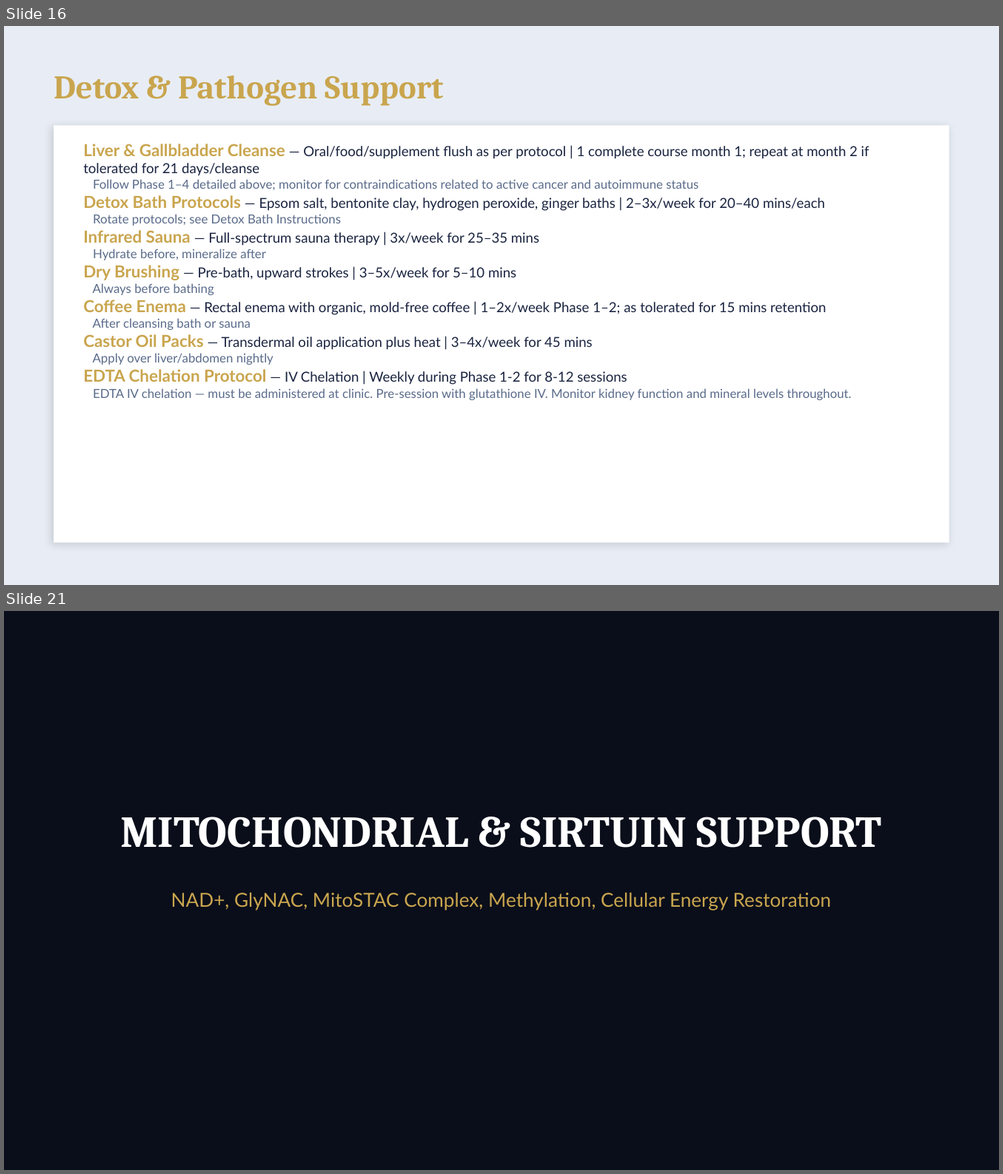
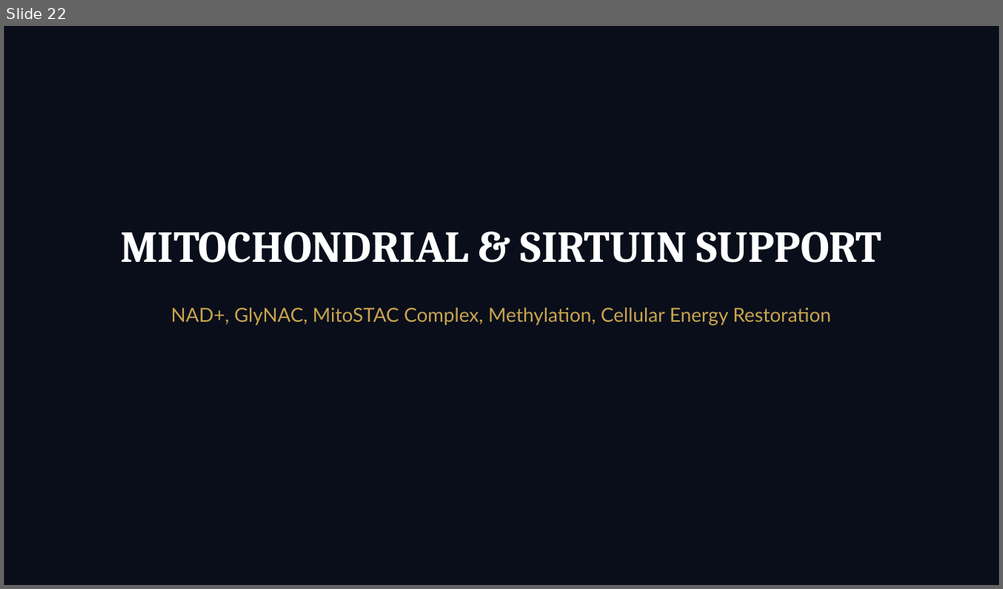
Before and after one commit to bfiveash22/ALLIO-ON-REPLIT, a slide deck: artifacts/api-server/generated-protocols/Annette_Gomer_Protocol_Presentation.pptx. Shown one above the other, each under a label of ours: slides 16 and 21 before the commit, slide 22 after it; the slides between them are not shown. The pictures are 1003x1174 and 1003x589 pixels, drawn with LibreOffice and Linux fonts; fonts in the diff are those of the drawing. Boxes give left, top, right and bottom in pixels: in the first picture for what was removed or moved away, otherwise in the second. Text is boxed around its words. In the diff, an @@ line names an element or a change of style, - is before the commit and + after.

```diff
--- a/artifacts/api-server/generated-protocols/Annette_Gomer_Protocol_Presentation.pptx
+++ b/artifacts/api-server/generated-protocols/Annette_Gomer_Protocol_Presentation.pptx
@@ slide 16 removed at [4, 26, 999, 585], background #E8EDF5 @@
@@ text removed at [54, 76, 443, 106] @@
-Detox & Pathogen Support
@@ rectangle removed at [54, 125, 949, 543] @@
@@ text removed at [83, 144, 869, 400] @@
-Liver & Gallbladder Cleanse — Oral/food/supplement flush as per protocol | 1 complete course month 1; repeat at month 2 if tolerated for 21 days/cleanse
-Follow Phase 1–4 detailed above; monitor for contraindications related to active cancer and autoimmune status
-Detox Bath Protocols — Epsom salt, bentonite clay, hydrogen peroxide, ginger baths | 2–3x/week for 20–40 mins/each
-Rotate protocols; see Detox Bath Instructions
-Infrared Sauna — Full-spectrum sauna therapy | 3x/week for 25–35 mins
-Hydrate before, mineralize after
-Dry Brushing — Pre-bath, upward strokes | 3–5x/week for 5–10 mins
-Always before bathing
-Coffee Enema — Rectal enema with organic, mold-free coffee | 1–2x/week Phase 1–2; as tolerated for 15 mins retention
-After cleansing bath or sauna
-Castor Oil Packs — Transdermal oil application plus heat | 3–4x/week for 45 mins
-Apply over liver/abdomen nightly
-EDTA Chelation Protocol — IV Chelation | Weekly during Phase 1-2 for 8-12 sessions
-EDTA IV chelation — must be administered at clinic. Pre-session with glutathione IV. Monitor kidney function and mineral levels throughout.
@@ what was slide 21 is now slide 22 @@
```
Also in this commit, not shown: 4 slides changed, 27 slides added, 25 other slides removed, 10 other files.
